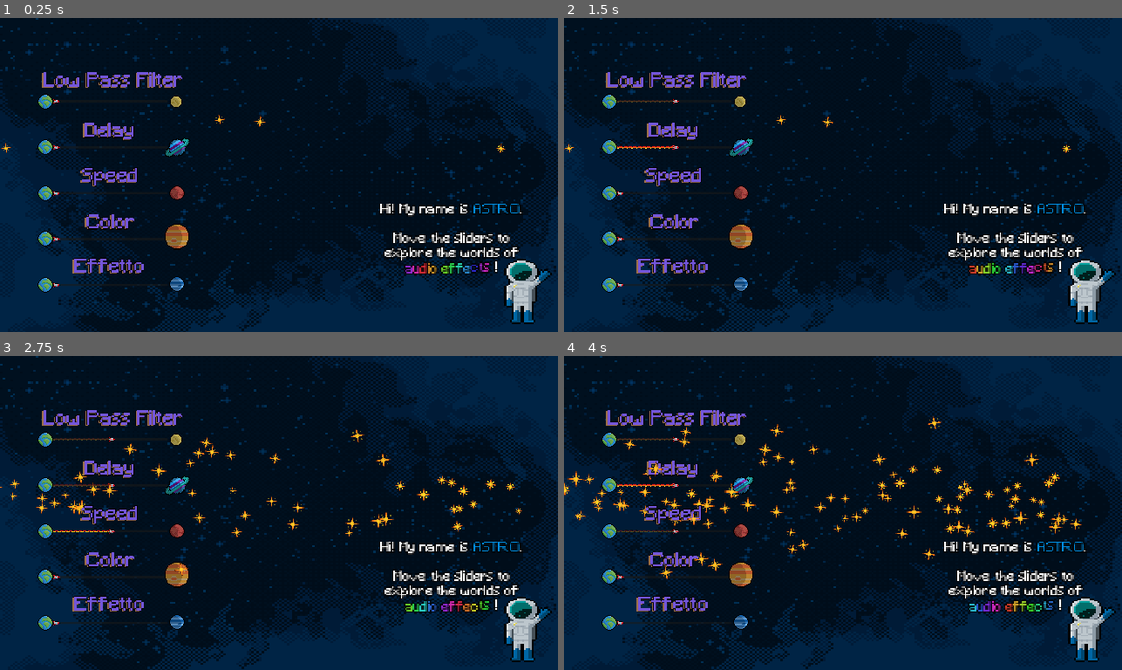
Above: before the commit, frames 1-4 (two rows, left to right).
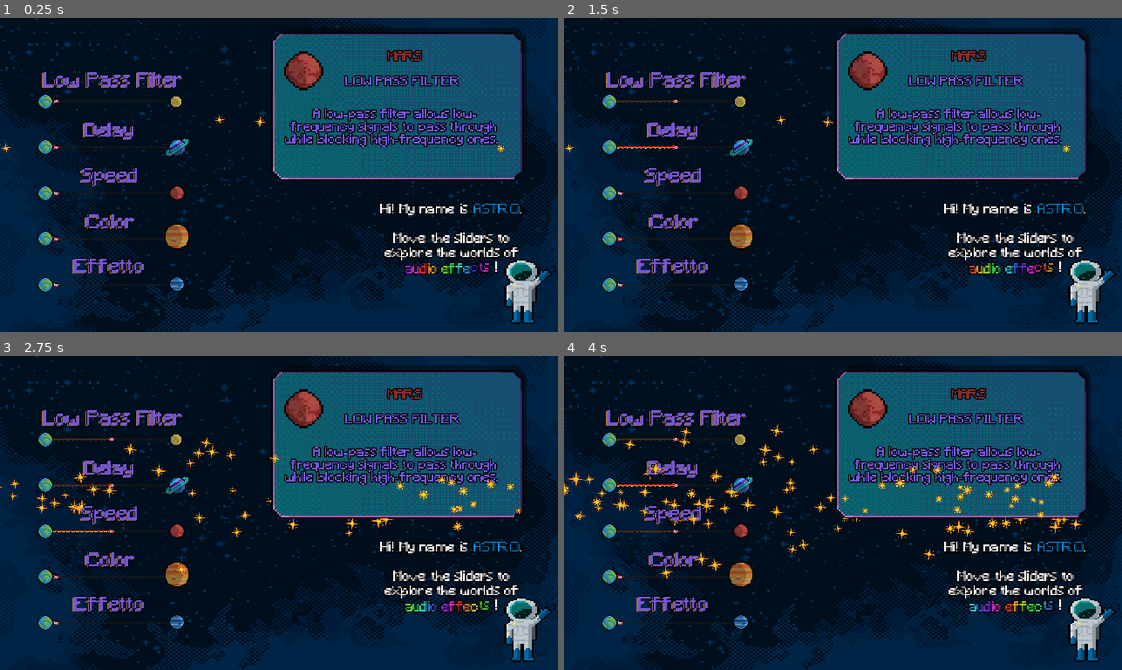
Above: after the commit, the same moments.

Repository: mengo1993/gianluandreeducationalgamejam
Game: Godot game, scene res://game.tscn
The game is run twice, just before and just after one commit, with the same random seed, the same clock (stepped at 60 frames per second) and the same inputs. Sound files missing from this copy of the repository are replaced by a short silence.
Inputs (mouse positions are in pixels of both pictures, inside the frame that each line leads up to):
- Up to frame 1 (0.25 s): no input
- Up to frame 2 (1.5 s): click (675, 93) at 0.5 s; click (675, 137) at 1.25 s
- Up to frame 3 (2.75 s): click (111, 522) at 2 s
- Up to frame 4 (4 s): click (675, 431) at 2.75 s; click (675, 475) at 3.5 s

The runs differ from the first frame. In frame 1, 21% of the frame differs, in the area x 48-95%, y 3-52%; in frame 2, 21%; in frame 3, 21%; in frame 4, 21%.

Commit message:
modulate settato senza codice

Diff:
--- a/pamplets.gd
+++ b/pamplets.gd
@@ -1,8 +1,6 @@
 extends Control
 const DURATION_OF_FADE : float = 0.3
 
-func _ready() -> void:
-	modulate.a = 0.0
 
 func focus(texture : Texture2D, title : String, description : String) -> void:
 	$TextureRect/VBoxContainer/HBoxContainer/TextureRect.texture = texture
--- a/pamplets.tscn
+++ b/pamplets.tscn
@@ -6,6 +6,7 @@
 [ext_resource type="Theme" uid="uid://cb6cfuisv1qi8" path="res://Text_astro.tres" id="3_blmvg"]
 
 [node name="Pamplets" type="Control"]
+self_modulate = Color(1, 1, 1, 0)
 layout_mode = 3
 anchors_preset = 0
 offset_right = 640.0
